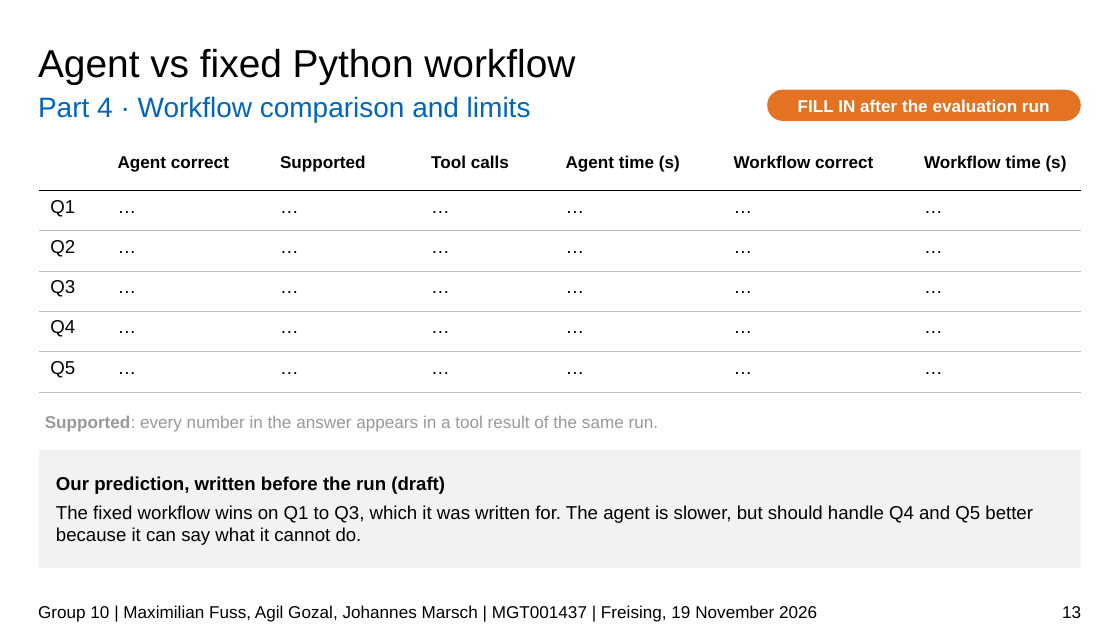
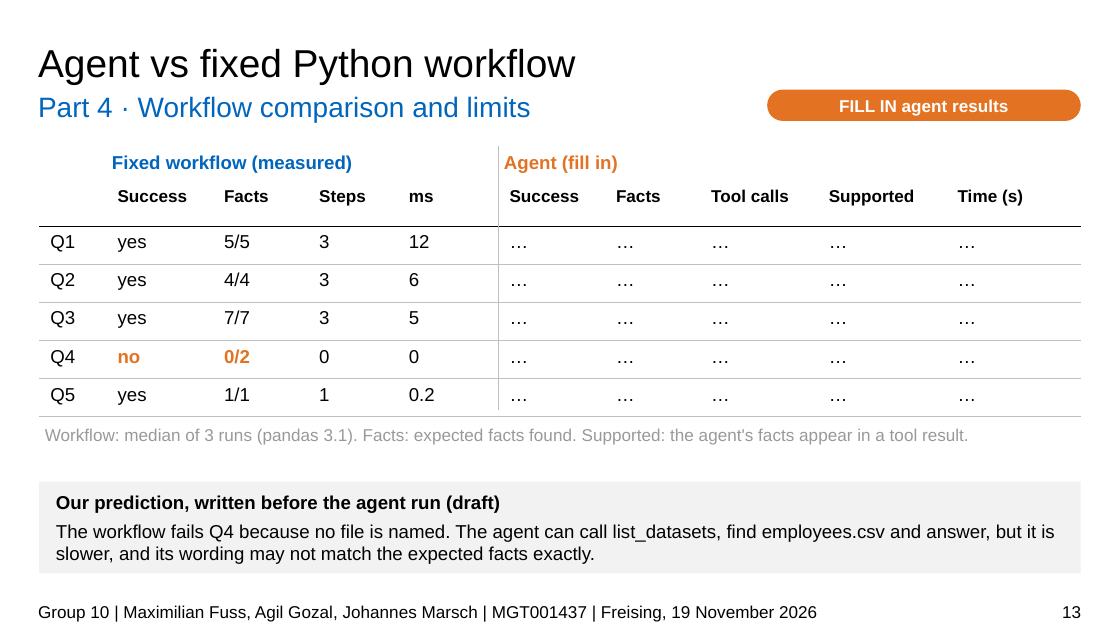
Before and after one commit to JPMarsch/Python_Group_10, a slide deck: slide 13 of presentation/G10_presentation_draft.pptx. Drawn at 1120x630 pixels with LibreOffice and Linux fonts; fonts in the diff are those of the drawing; background and template pictures are left out. Boxes give left, top, right and bottom in pixels: in the first picture for what was removed or moved away, otherwise in the second. Text is boxed around its words. In the diff, an @@ line names an element or a change of style, - is before the commit and + after.

```diff
--- a/presentation/G10_presentation_draft.pptx
+++ b/presentation/G10_presentation_draft.pptx
@@ text in rounded rectangle at (839, 99, 1008, 116): text changed @@
-FILL IN after the evaluation run
+FILL IN agent results
@@ line added from (498, 146) to (498, 410), #BFBFBF 0.75 pt @@
@@ text added at (112, 155, 352, 173), 12 pt, text #0065BD, bold @@
+Fixed workflow (measured)
@@ text added at (504, 155, 618, 173), 12 pt, text #E37222, bold @@
+Agent (fill in)
@@ table at (39, 181, 1081, 417) @@
-column 2: Agent correct | … | … | … | … | …
+column 2: Success | yes | yes | yes | no | yes
+column 3: Facts | 5/5 | 4/4 | 7/7 | 0/2 | 1/1
+column 4: Steps | 3 | 3 | 3 | 0 | 1
+column 5: ms | 12 | 6 | 5 | 0 | 0.2
+column 6: Success | … | … | … | … | …
+column 7: Facts | … | … | … | … | …
+column 8: Tool calls | … | … | … | … | …
-column 4: Tool calls | … | … | … | … | …
-column 5: Agent time (s) | … | … | … | … | …
-column 6: Workflow correct | … | … | … | … | …
-column 7: Workflow time (s) | … | … | … | … | …
+column 10: Time (s) | … | … | … | … | …
@@ table: place and size @@
-table at (39, 148, 1081, 394)
+table at (39, 181, 1081, 417)
@@ text at (45, 429, 969, 445): text changed @@
-Supported: every number in the answer appears in a tool result of the same run.
+Workflow: median of 3 runs (pandas 3.1). Facts: expected facts found. Supported: the agent's facts appear in a tool result.
@@ rectangle "Our prediction, written before the ...": place and size @@
-rectangle "Our prediction, written before the ..." at (39, 450, 1081, 568)
+rectangle "Our prediction, written before the ..." at (39, 482, 1081, 573)
@@ text in rectangle at (56, 495, 1054, 564): text changed @@
-Our prediction, written before the run (draft)
-The fixed workflow wins on Q1 to Q3, which it was written for. The agent is slower, but should handle Q4 and Q5 better because it can say what it cannot do.
+Our prediction, written before the agent run (draft)
+The workflow fails Q4 because no file is named. The agent can call list_datasets, find employees.csv and answer, but it is slower, and its wording may not match the expected facts exactly.
```
Also in this commit, not shown: 13 other slides changed.
